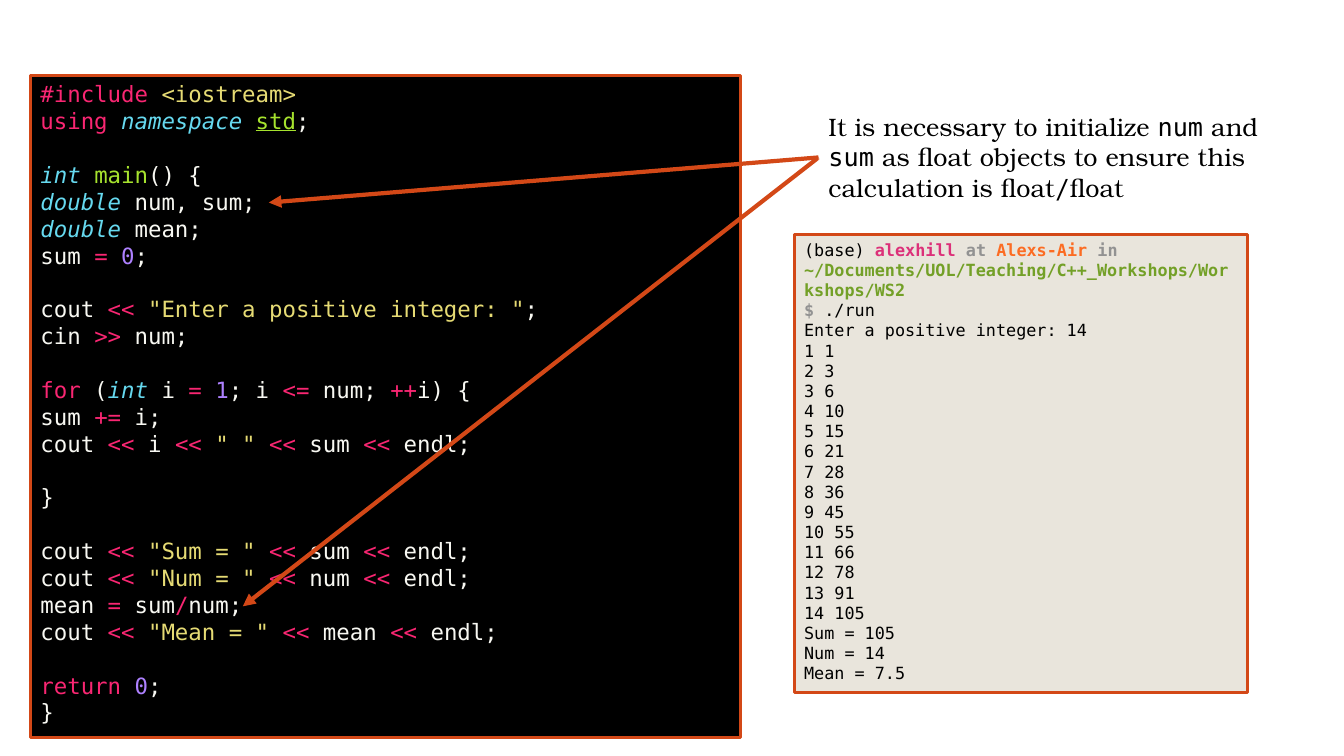
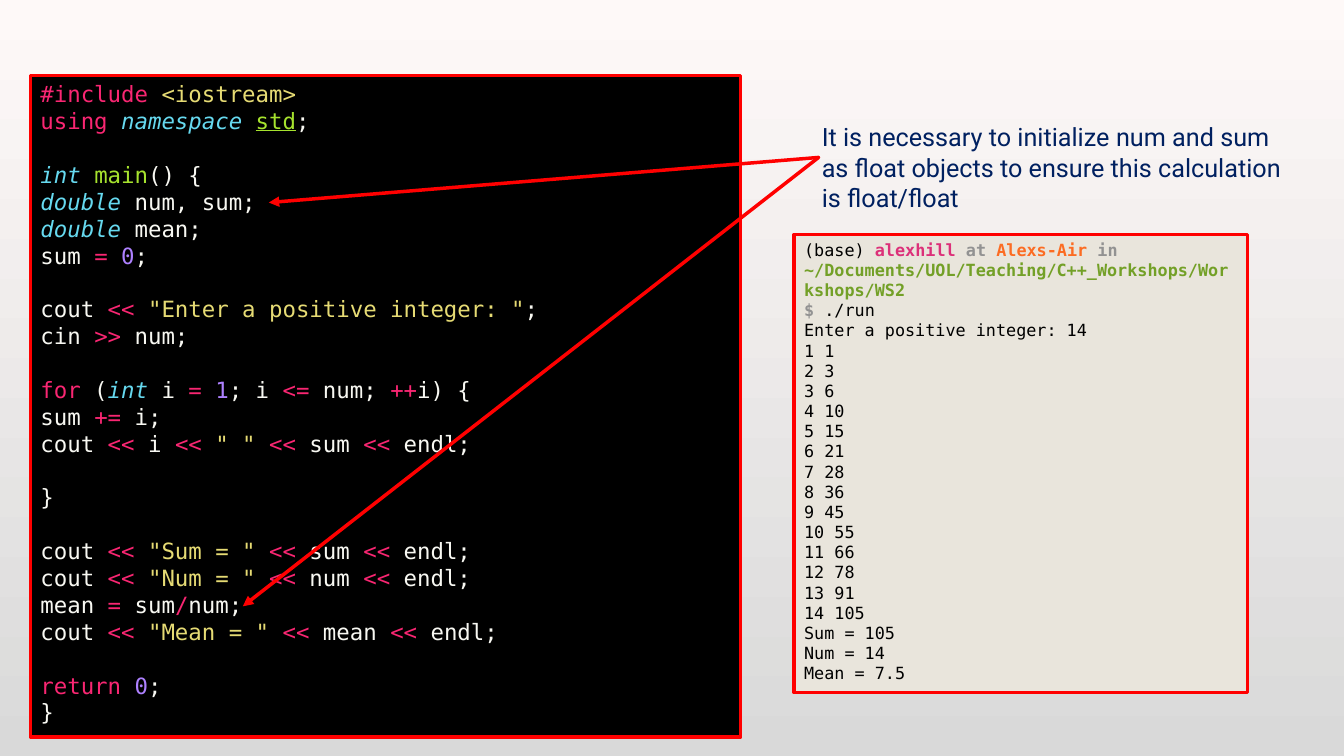
Before and after one commit to Alex-Hill94/Alex-Hill94.github.io, a slide deck: slide 40 of Workshop/Intro_to_C++/Workshop_Two.pptx (slide 36 before the commit). Drawn at 1344x756 pixels with LibreOffice and Linux fonts; fonts in the diff are those of the drawing; background and template pictures are left out. Boxes give left, top, right and bottom in pixels: in the first picture for what was removed or moved away, otherwise in the second. Text is boxed around its words. In the diff, an @@ line names an element or a change of style, - is before the commit and + after.

```diff
--- a/Workshop/Intro_to_C++/Workshop_Two.pptx
+++ b/Workshop/Intro_to_C++/Workshop_Two.pptx
@@ background #FFFFFF to gradient #FEF9F8 to #D9D9D9 @@
@@ rectangle "#include <iostream>" at (x1=30, y1=76, x2=741, y2=737): outline #D34817 2 pt to #FF0000 2.5 pt @@
@@ text "It is necessary to initialize ..." moved from (x1=828, y1=118, x2=1258, y2=201) to (x1=822, y1=127, x2=1281, y2=209) @@
@@ text "It is necessary to initialize ..." at (x1=822, y1=127, x2=1281, y2=209): font TeX Gyre Bonum to Roboto, text colour #000000 to #002060; font DejaVu Sans Mono to Roboto in "num sum" @@
@@ arrow (819, 157) - (243, 607): stroke #D34817 3 pt to #FF0000 2.5 pt @@
@@ arrow (819, 157) - (269, 203): stroke #D34817 3 pt to #FF0000 2.5 pt @@
@@ rectangle "(base) alexhill at Alexs-Air in ..." at (x1=795, y1=235, x2=1248, y2=693): outline #D34817 2 pt to #FF0000 2.5 pt @@
@@ ellipse removed at (x1=1260, y1=690, x2=1305, y2=734) @@
```
Also in this commit, not shown: 45 other slides changed, 6 slides added, 2 slides removed, 6 other files.
